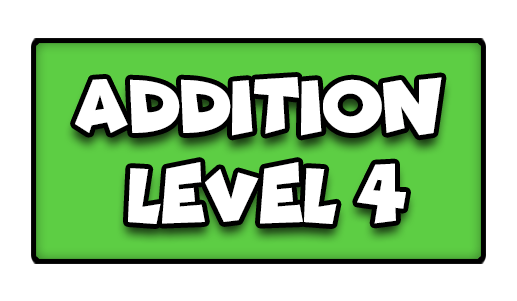
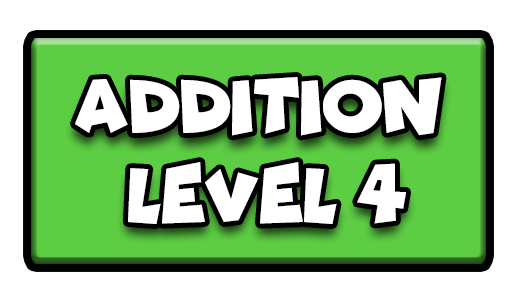
Comparing the layer stacks of the two 517×301 images. Changes:
pixels changed over (23, 30, 494, 272) (layer not identified)
